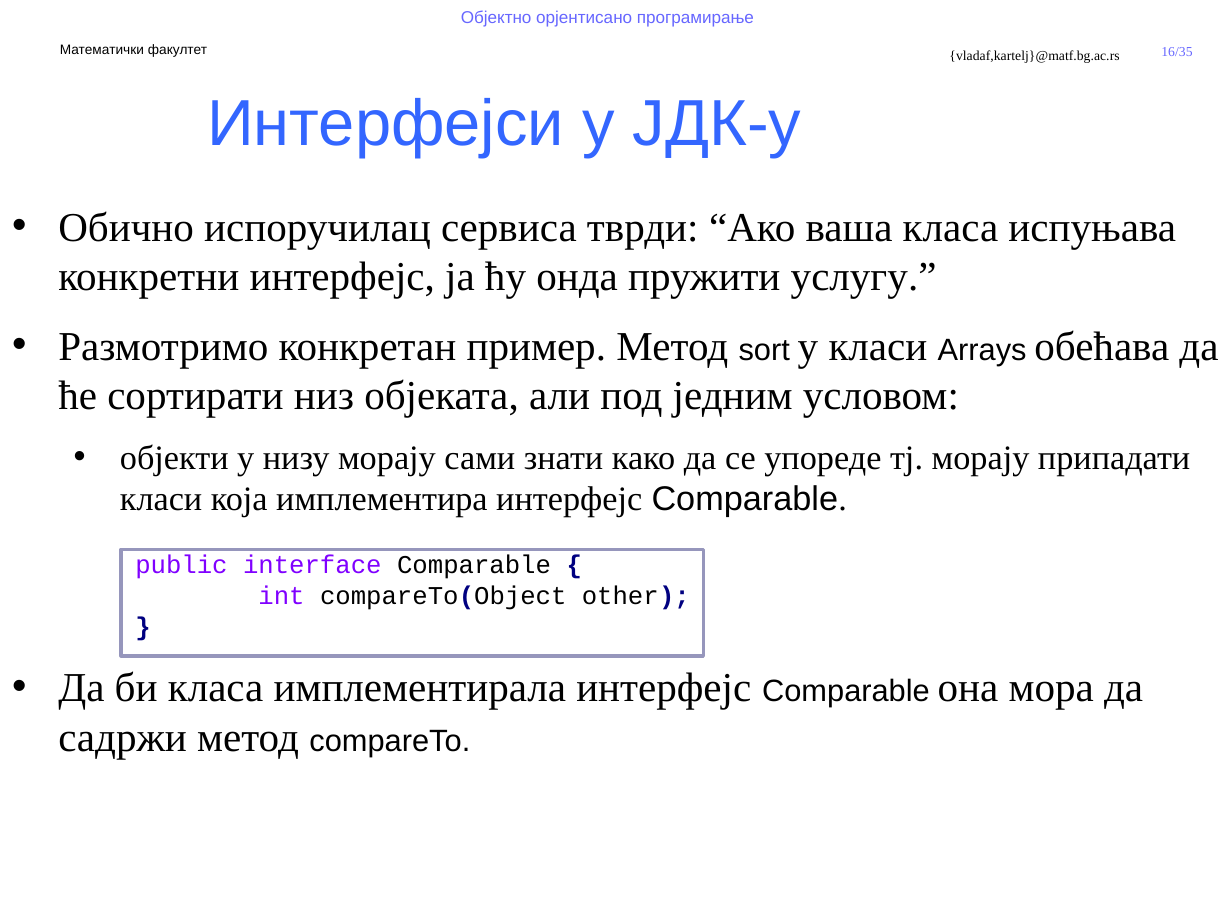
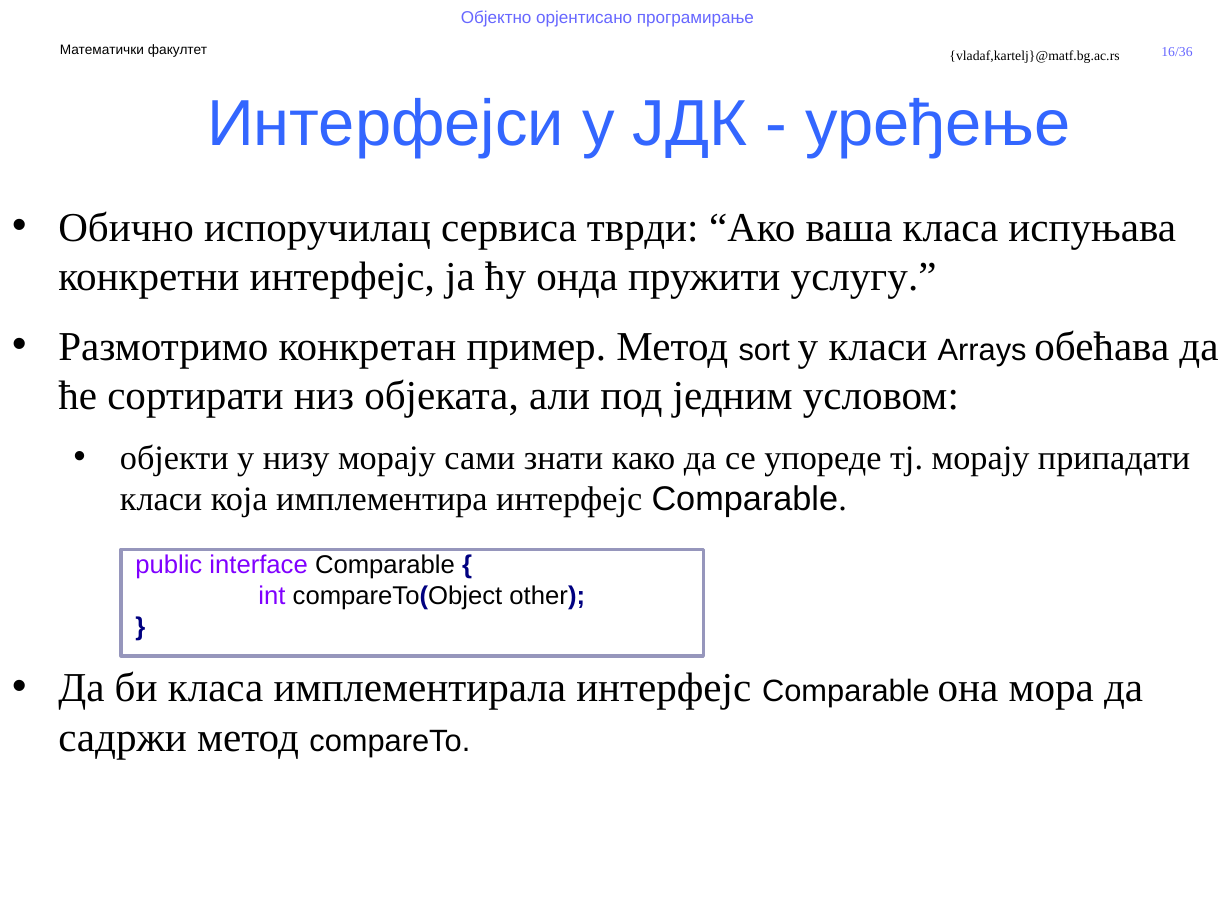
Before and after one commit to MatfOOP/OOP, a slide deck: slide 16 of predavanja/prezentacije/OOP11-Apstraktne klase i interfejsi.pptx. Drawn at 1232x924 pixels with LibreOffice and Linux fonts; fonts in the diff are those of the drawing; background and template pictures are left out. Boxes give left, top, right and bottom in pixels: in the first picture for what was removed or moved away, otherwise in the second. Text is boxed around its words. In the diff, an @@ line names an element or a change of style, - is before the commit and + after.

```diff
--- a/predavanja/prezentacije/OOP11-Apstraktne klase i interfejsi.pptx
+++ b/predavanja/prezentacije/OOP11-Apstraktne klase i interfejsi.pptx
@@ page number at bbox=[1161, 47, 1192, 56]: text changed @@
-16/35
+16/36
@@ text at bbox=[207, 98, 1072, 157]: text changed @@
-Интерфејси у ЈДК-у
+Интерфејси у ЈДК - уређење
@@ text at bbox=[135, 554, 585, 610]: font Courier New to Arial in "public interface Comparable {", "int compareTo(Object other);", "}" @@
```
Also in this commit, not shown: 2 other slides changed, 1 slide added, 23 other files.
